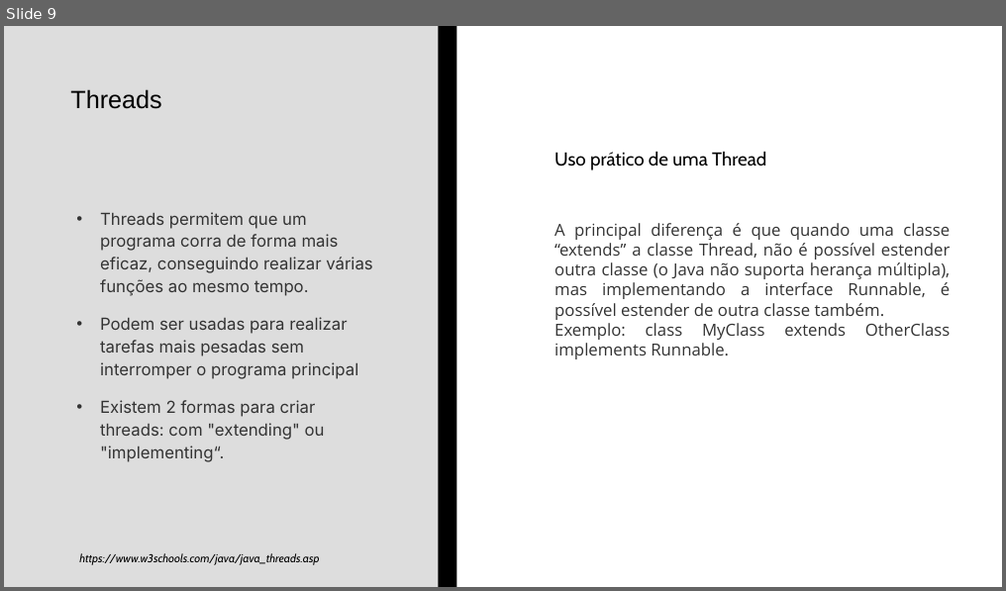
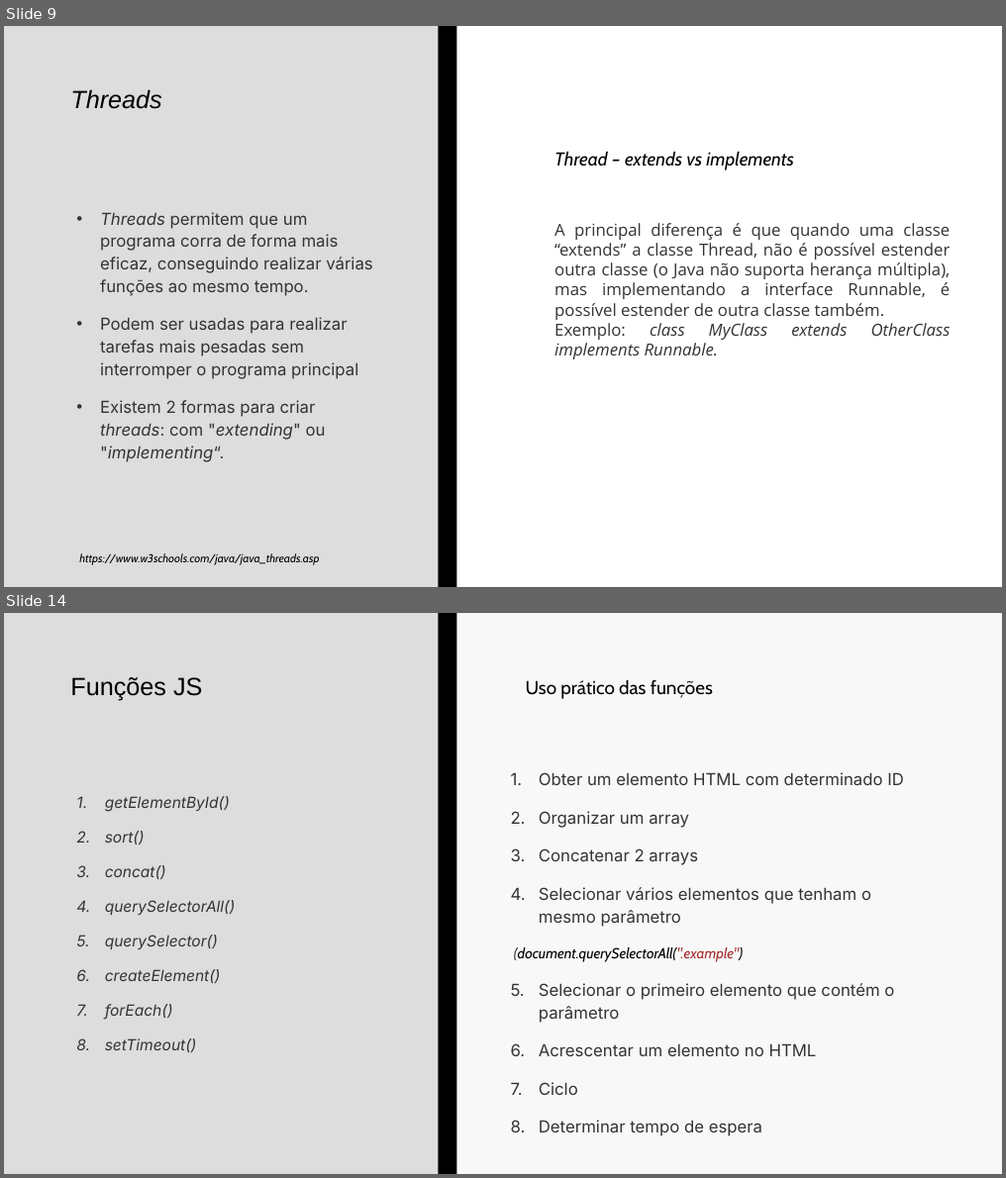
Before and after one commit to wlgomes/upskill-nov22, a slide deck: UPSKILL - AutoestudoS1_valentimgomes.pptx. Shown one above the other, each under a label of ours: slide 9 before the commit, slides 9 and 14 after it; the slides between them are not shown. The pictures are 1006x591 and 1006x1178 pixels, drawn with LibreOffice and Linux fonts; fonts in the diff are those of the drawing. Boxes give left, top, right and bottom in pixels: in the first picture for what was removed or moved away, otherwise in the second. Text is boxed around its words. In the diff, an @@ line names an element or a change of style, - is before the commit and + after.

```diff
--- a/UPSKILL - AutoestudoS1_valentimgomes.pptx
+++ b/UPSKILL - AutoestudoS1_valentimgomes.pptx
@@ slide 14 added at <box>4,613,1002,1174</box>, background #F8F8F8; not listed: 2 template elements that a slide beside it also shows @@
@@ title added at <box>70,677,202,700</box>, 24 pt, text #000000 @@
+Funções JS
@@ text added at <box>526,679,713,699</box>, 18 pt, text #000000 @@
+Uso prático das funções
@@ text added at <box>514,772,904,1137</box>, 16 pt, text #333333 @@
+1. Obter um elemento HTML com determinado ID
+2. Organizar um array
+3. Concatenar 2 arrays
+4. Selecionar vários elementos que tenham o mesmo parâmetro
+(document.querySelectorAll(".example")
+5. Selecionar o primeiro elemento que contém o parâmetro
+6. Acrescentar um elemento no HTML
+7. Ciclo
+8. Determinar tempo de espera
@@ text added at <box>105,796,236,1053</box>, 14.8 pt, text #333333, italic @@
+1. getElementById()
+2. sort()
+3. concat()
+4. querySelectorAll()
+5. querySelector()
+6. createElement()
+7. forEach()
+8. setTimeout()
@@ slide 9 changed as well @@
@@ title "Threads" at <box>70,89,161,109</box>: italic on @@
@@ text at <box>554,151,793,171</box>: text changed; italic on @@
-Uso prático de uma Thread
+Thread – extends vs implements
@@ text at <box>100,212,372,463</box>: italic on in "Threads", "threads: "extending" "implementing“." @@
@@ text at <box>554,323,950,360</box>: italic on in "class MyClass extends OtherClass implements Runnable." @@
```
Also in this commit, not shown: 6 other slides changed, 5 other slides added, 1 slide removed, 9 other files.
